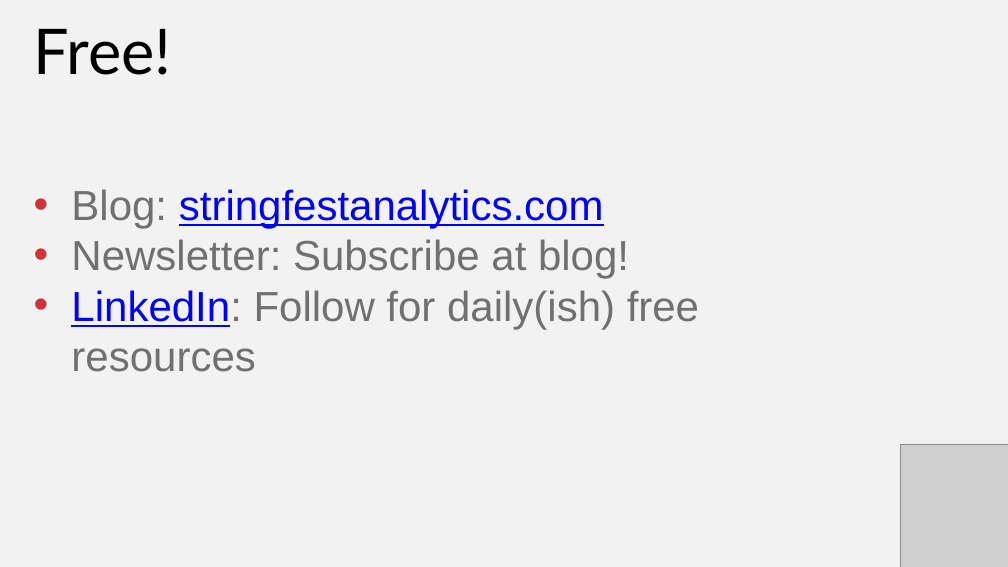
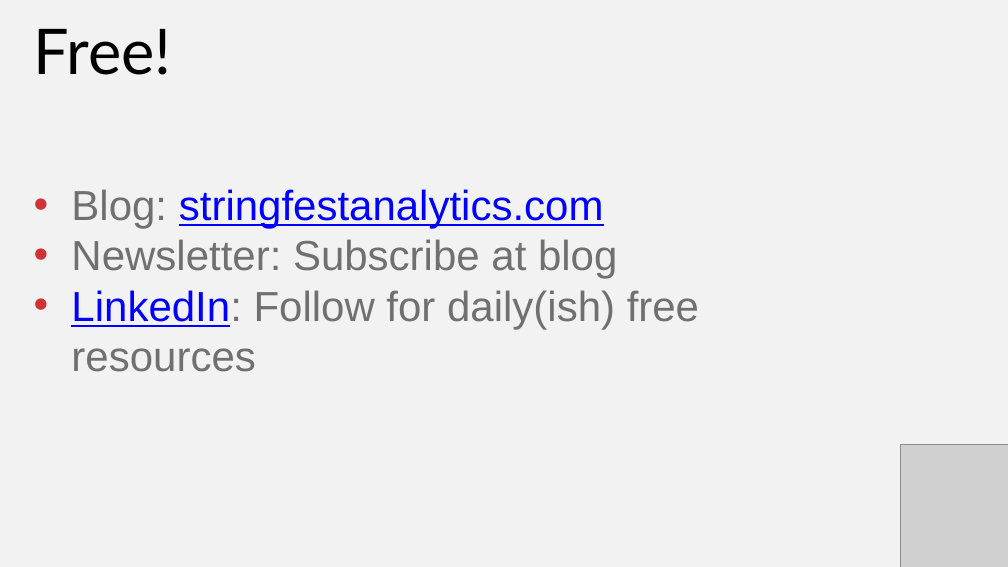
Before and after one commit to stringfestdata/modern-excel-demo-day, a slide deck: slide 10 of modern-excel-demo-day.pptx. Drawn at 1008x567 pixels with LibreOffice and Linux fonts; fonts in the diff are those of the drawing; grey boxes stand for pictures. Boxes give left, top, right and bottom in pixels: in the first picture for what was removed or moved away, otherwise in the second. Text is boxed around its words. In the diff, an @@ line names an element or a change of style, - is before the commit and + after.

```diff
--- a/modern-excel-demo-day.pptx
+++ b/modern-excel-demo-day.pptx
@@ text at (71,239,617,279): text changed @@
-• Newsletter: Subscribe at blog!
+• Newsletter: Subscribe at blog
```
Also in this commit, not shown: 6 other slides changed, 2 slides removed.
